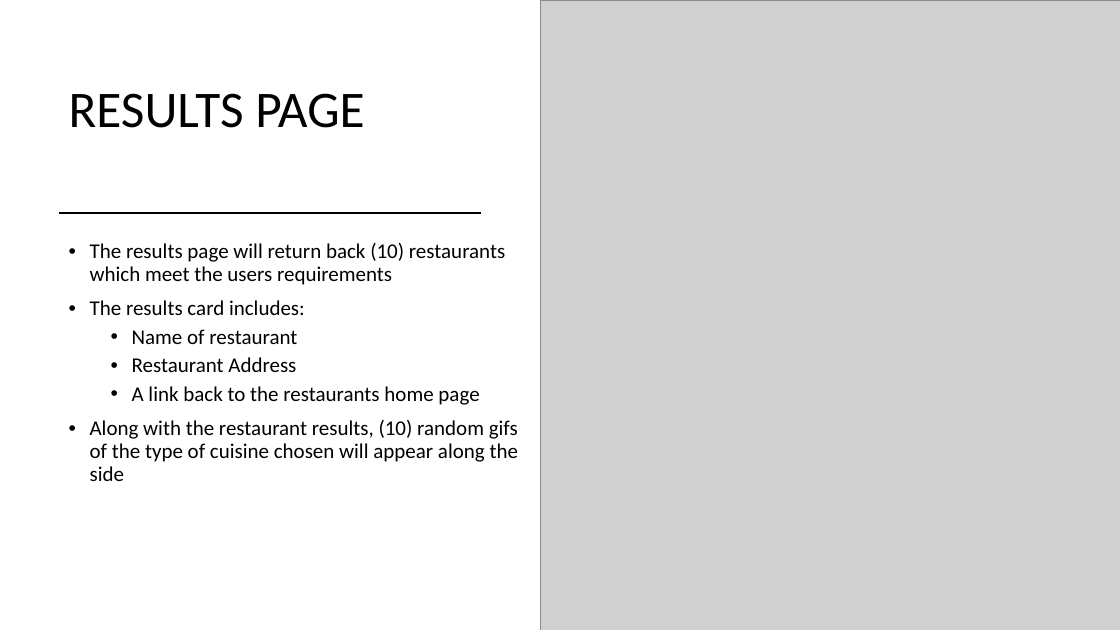
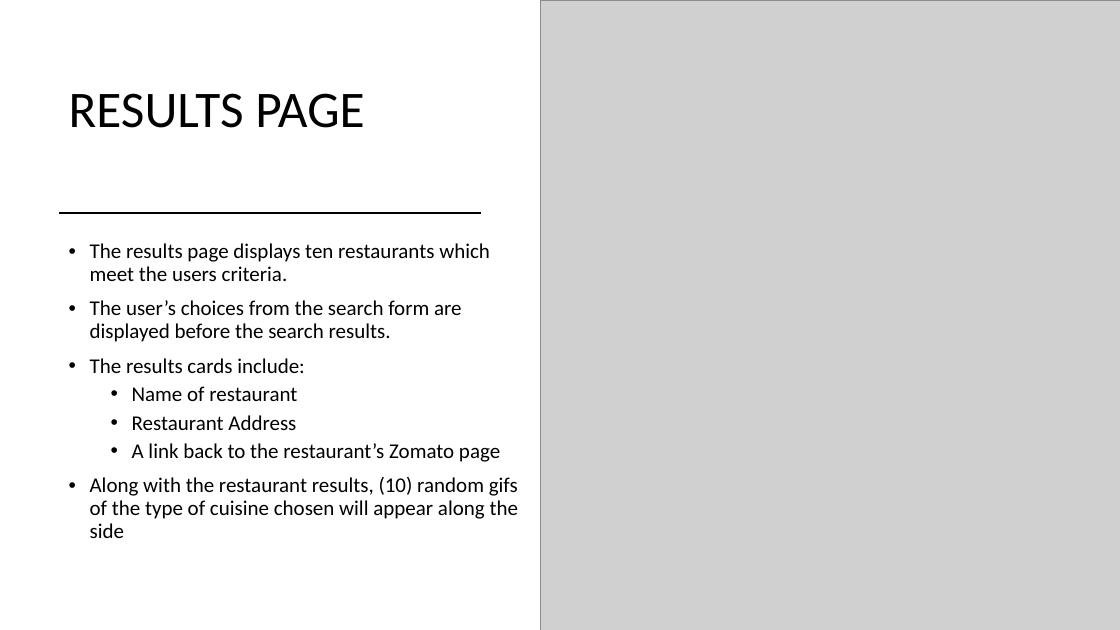
Before and after one commit to BourneID7/project-1, a slide deck: slide 4 of assets/documents/THE FOODIES.pptx. Drawn at 1120x630 pixels with LibreOffice and Linux fonts; fonts in the diff are those of the drawing; grey boxes stand for pictures. Boxes give left, top, right and bottom in pixels: in the first picture for what was removed or moved away, otherwise in the second. Text is boxed around its words. In the diff, an @@ line names an element or a change of style, - is before the commit and + after.

Commit message:
powerpoint update

```diff
--- a/assets/documents/THE FOODIES.pptx
+++ b/assets/documents/THE FOODIES.pptx
@@ text at (90,243,490,373): text changed @@
-• The results page will return back (10) restaurants which meet the users requirements
-• The results card includes:
+• The results page displays ten restaurants which meet the users criteria.
+• The user’s choices from the search form are displayed before the search results.
+• The results cards include:
@@ text at (132,443,500,462): text changed @@
-  • A link back to the restaurants home page
+  • A link back to the restaurant’s Zomato page
```
Also in this commit, not shown: 1 other slide changed, 6 slides added, 2 other files.
